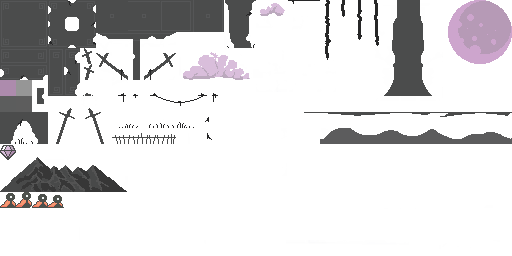
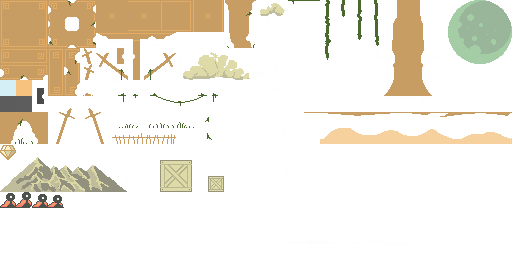
Revision of a layered w=512, h=256 image; what changed, layer by layer:
removed layer "violet" over (0, 0, 512, 192)
added layer "Слой 12" over (0, 0, 512, 192)
